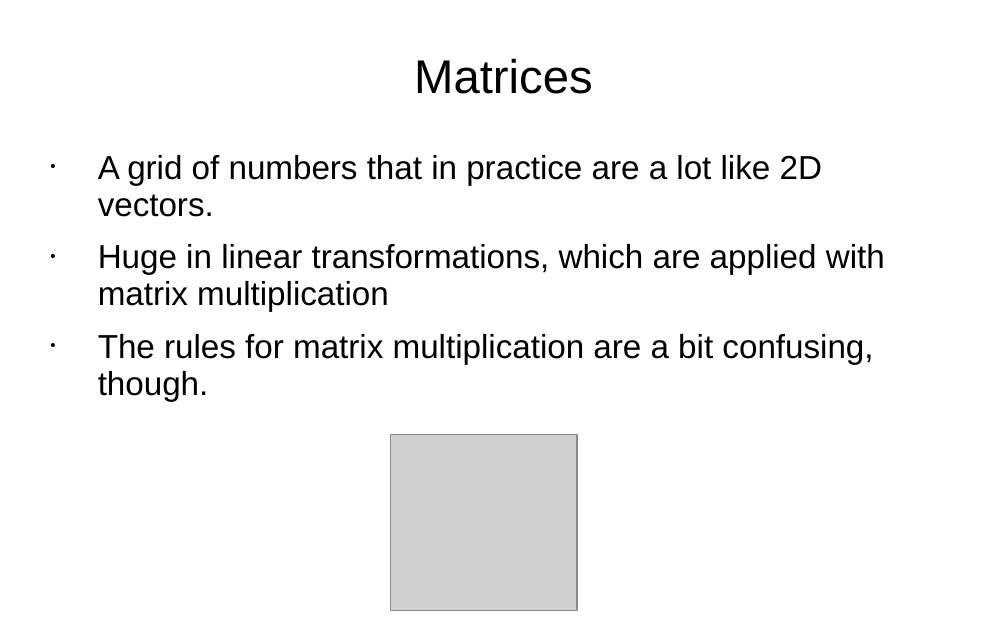
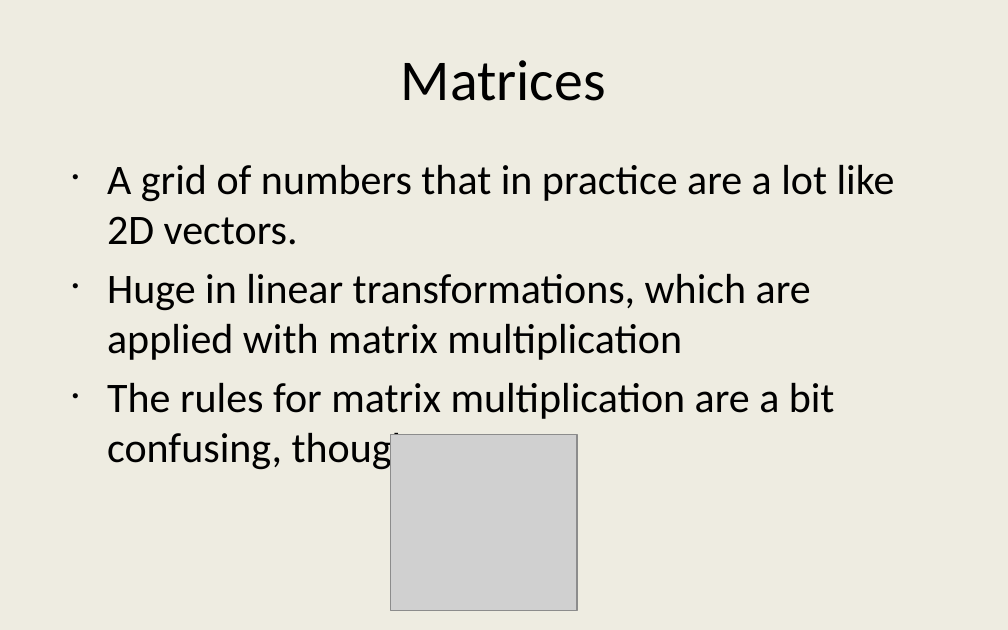
Before and after one commit to JesseTG/Linear-Algebra-Demo, a slide deck: slide 6 of Presentation Notes.pptx. Drawn at 1008x630 pixels with LibreOffice and Linux fonts; fonts in the diff are those of the drawing; grey boxes stand for pictures. Boxes give left, top, right and bottom in pixels: in the first picture for what was removed or moved away, otherwise in the second. Text is boxed around its words. In the diff, an @@ line names an element or a change of style, - is before the commit and + after.

```diff
--- a/Presentation Notes.pptx
+++ b/Presentation Notes.pptx
@@ background #FFFFFF to #EEECE1 @@
@@ title "Matrices" at [401, 60, 606, 101]: size 27 to 33 pt, font Arial to Calibri; line spacing 0.93 to 1 @@
@@ text "A grid of numbers that ..." at [107, 164, 895, 473]: size 19 to 24 pt, font Arial to Calibri; indent changed; line spacing 0.93 to 1; less space between paragraphs @@
```
Also in this commit, not shown: 6 other slides changed, 5 slides added, 1 slide removed, 31 other files.
